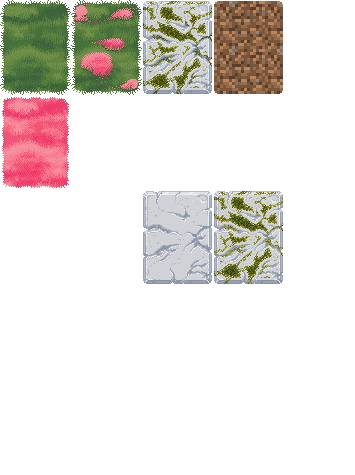
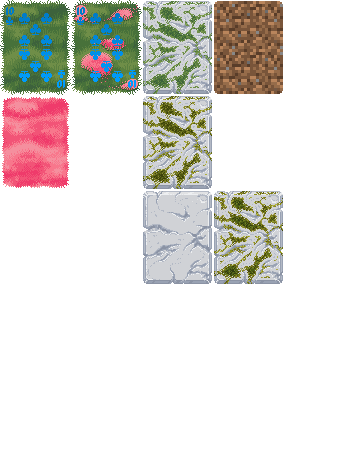
Before/after of a (355, 475) layered artwork. What changed in the layer stack:
showed "Test Card" over [6, 7, 136, 88]
hid "Stone Light" over [143, 1, 212, 94]
painted on "Moss Overlay" over [143, 1, 212, 189]
painted on "Stone Base" over [143, 96, 212, 189]
